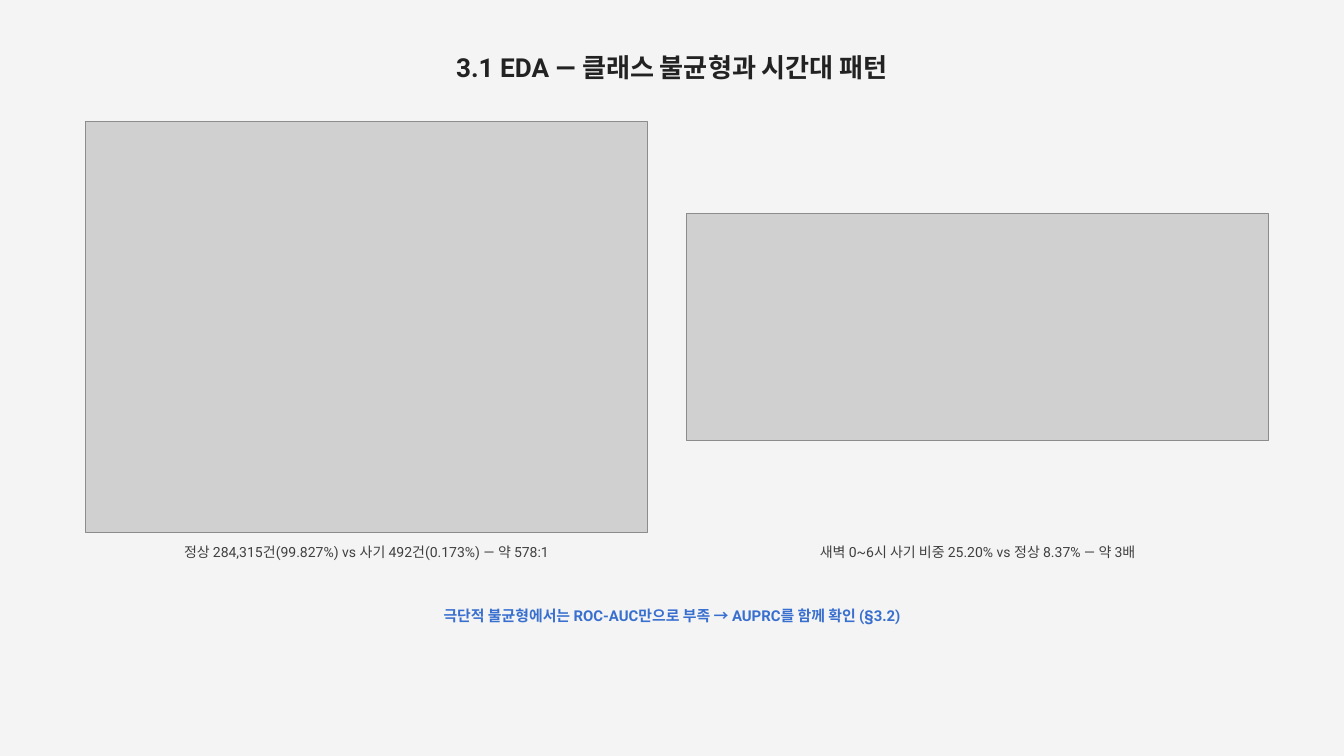
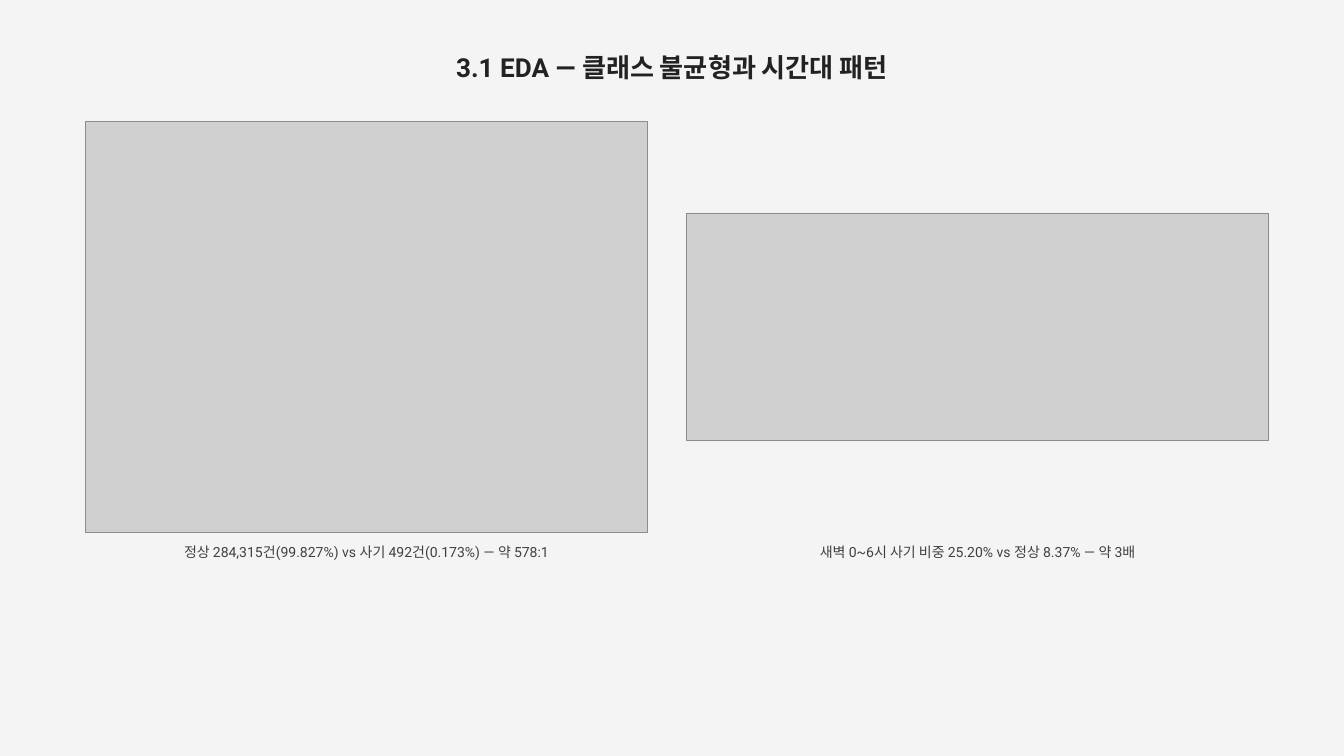
Before and after one commit to jcs19752510-ui/semi_project, a slide deck: slide 5 of report/4차/3_Credit_Card_Fraud_Detection.pptx. Drawn at 1344x756 pixels with LibreOffice and Linux fonts; fonts in the diff are those of the drawing; grey boxes stand for pictures. Boxes give left, top, right and bottom in pixels: in the first picture for what was removed or moved away, otherwise in the second. Text is boxed around its words. In the diff, an @@ line names an element or a change of style, - is before the commit and + after.

```diff
--- a/report/4차/3_Credit_Card_Fraud_Detection.pptx
+++ b/report/4차/3_Credit_Card_Fraud_Detection.pptx
@@ text removed at box(444, 608, 900, 625) @@
-극단적 불균형에서는 ROC-AUC만으로 부족 → AUPRC를 함께 확인 (§3.2)
```
Also in this commit, not shown: 3 other slides changed, 1 other file.
